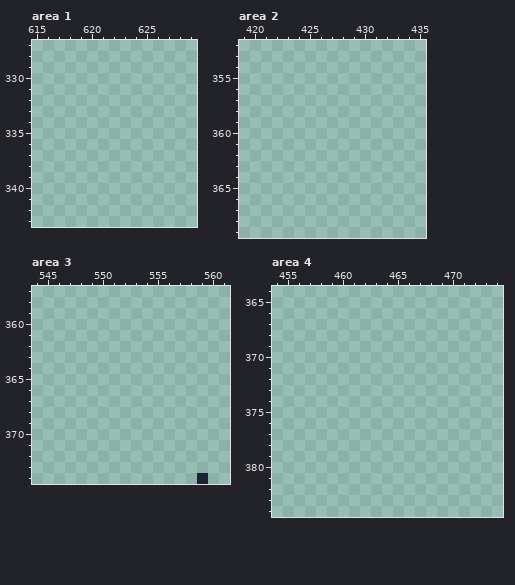
Two states of a pixel-art file, objects/WIP/JM/thanksgiving_jm.ase. The first picture shows the starting point.
1024x1024 pixels, 1 frame. Colours within 5 levels of each other are drawn and written as one. Shown: area 1: x 615..629, y 327..343; area 2: x 419..435, y 352..369; area 3: x 544..561, y 357..374; area 4: x 454..474, y 364..384. The commit also changed other parts of the picture, which this record leaves out.
And afterwards:
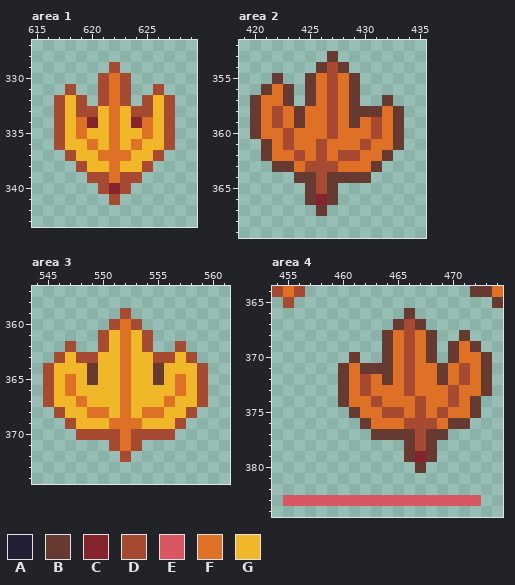
Palette (. is transparent): A #222034  B #663931  C #86242d  D #a64b31  E #d95763  F #df7126  G #f0b829
Changes in this commit:
--- area 1, layer "Layer 2"
@@ x 615..629 @@
 328 ...............
-329 ...............
-330 ...............
-331 ...............
-332 ...............
-333 ...............
-334 ...............
-335 ...............
-336 ...............
-337 ...............
-338 ...............
-339 ...............
-340 ...............
-341 ...............
+329 .......D.......
+330 ......DFD......
+331 ...D..DFD..D...
+332 ..DGD.DFD.DGD..
+333 ..DGDDGFGDDGD..
+334 ..DGFCGFGCFGD..
+335 ..DGFGGFGGFGD..
+336 ..DGGFGFGFGGD..
+337 ...DGGFFFGGD...
+338 ....DGGFGGD....
+339 .....DDFDD.....
+340 ......DCD......
+341 .......D.......
 342 ...............
--- area 2, layer "Layer 2"
@@ x 419..435 @@
 352 .................
-353 .................
-354 .................
-355 .................
-356 .................
-357 .................
-358 .................
-359 .................
-360 .................
-361 .................
-362 .................
-363 .................
-364 .................
-365 .................
-366 .................
-367 .................
+353 ........B........
+354 .......BDB.......
+355 ...B..BFDFB......
+356 ..BFB.BFDFB......
+357 .BFFB.BFDFB..B...
+358 .BFDFBFFDFBBBFB..
+359 .BFDFBFFDFBFDFB..
+360 .BFFDFFFDFFFDFB..
+361 ..BFDFFDFFFDFFB..
+362 ..BFFDFDFDDFFB...
+363 ...BBFDDDFFFB....
+364 .....BBDBBBB.....
+365 ......BDB........
+366 ......BCB........
+367 .......B.........
 368 .................
--- area 3, layer "Layer 2"
@@ x 544..561 @@
 358 ..................
-359 ..................
-360 ..................
-361 ..................
-362 ..................
-363 ..................
-364 ..................
-365 ..................
-366 ..................
-367 ..................
-368 ..................
-369 ..................
-370 ..................
-371 ..................
-372 ..................
+359 ........D.........
+360 .......DFD........
+361 ......DGFGD.......
+362 ...D..DGFGD..D....
+363 ..DGDDGGFGGDDGD...
+364 .DGGGBGGFGGBGGGD..
+365 .DGFGBGGFGGBGFGD..
+366 .DGFGGGGFGGGGFGD..
+367 .DGGFGGGFGGGFGGD..
+368 ..DGGFFGFGFFGGD...
+369 ...DGGGFFFGGGD....
+370 ....DDDDFDDDD.....
+371 .......DFD........
+372 ........D.........
 373 ..................
-374 ...............A..
+374 ..................
--- area 4, layers "Layer 2", "Layer 1"
@@ x 454..474 @@
-364 .....................
-365 .....................
-366 .....................
-367 .....................
-368 .....................
-369 .....................
-370 .....................
-371 .....................
-372 .....................
-373 .....................
-374 .....................
-375 .....................
-376 .....................
-377 .....................
-378 .....................
-379 .....................
-380 .....................
+364 DFD...............BBF
+365 .D..................B
+366 ............B........
+367 ...........BDB.......
+368 ..........BFDFB..B...
+369 ..........BFDFB.BFB..
+370 .......B..BFDFB.BFFB.
+371 ......BFBBBFDFFBFDFB.
+372 ......BFDFBFDFFBFDFB.
+373 ......BFDFFFDFFFDFFB.
+374 ......BFFDFFFDFFDFB..
+375 .......BFFDDFDFDFFB..
+376 ........BFFFDDDFBB...
+377 .........BBBBDBB.....
+378 ............BDB......
+379 ............BCB......
+380 .............B.......
 381 .....................
 382 .....................
-383 .....................
+383 .EEEEEEEEEEEEEEEEEE..
 384 .....................
Where, in picture pixels (left, top, right, bottom), the same in both pictures:
added: (54, 62, 175, 205)
added: (250, 51, 404, 216)
changed: (43, 308, 208, 484)
added: (272, 286, 503, 506)
